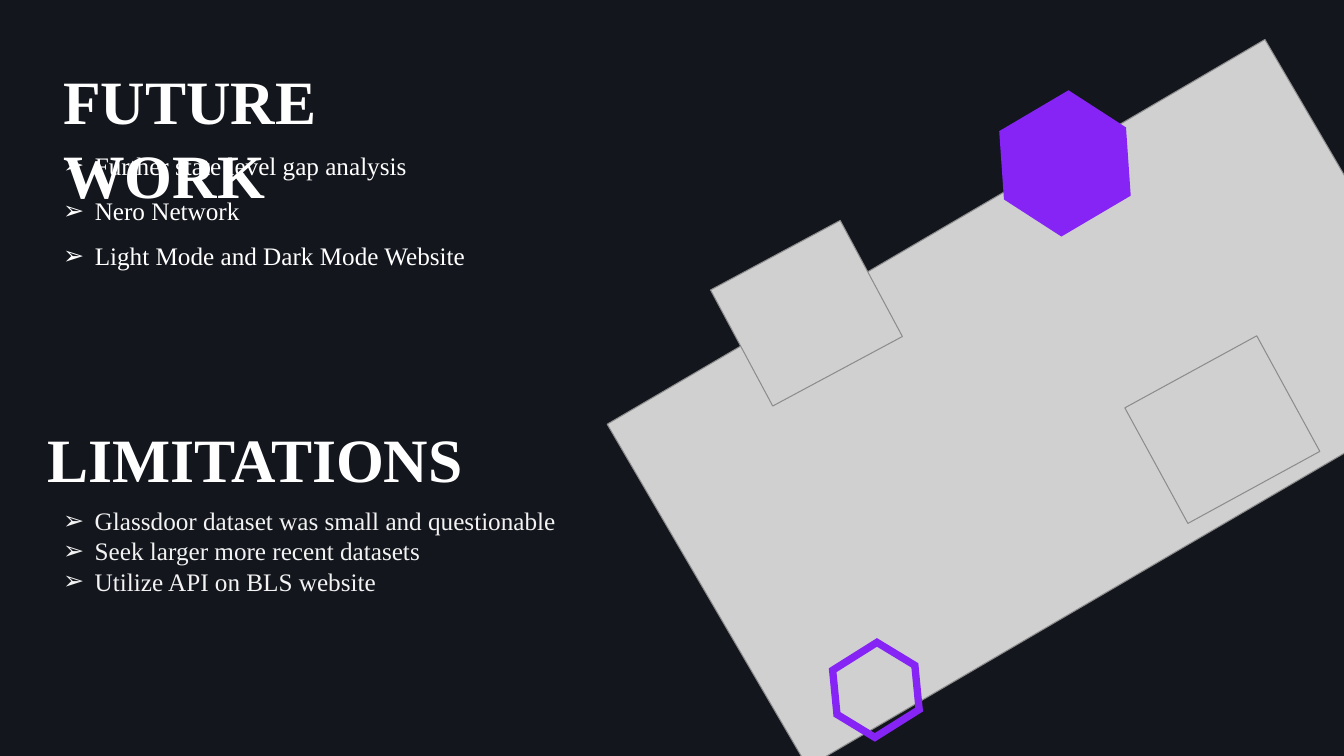
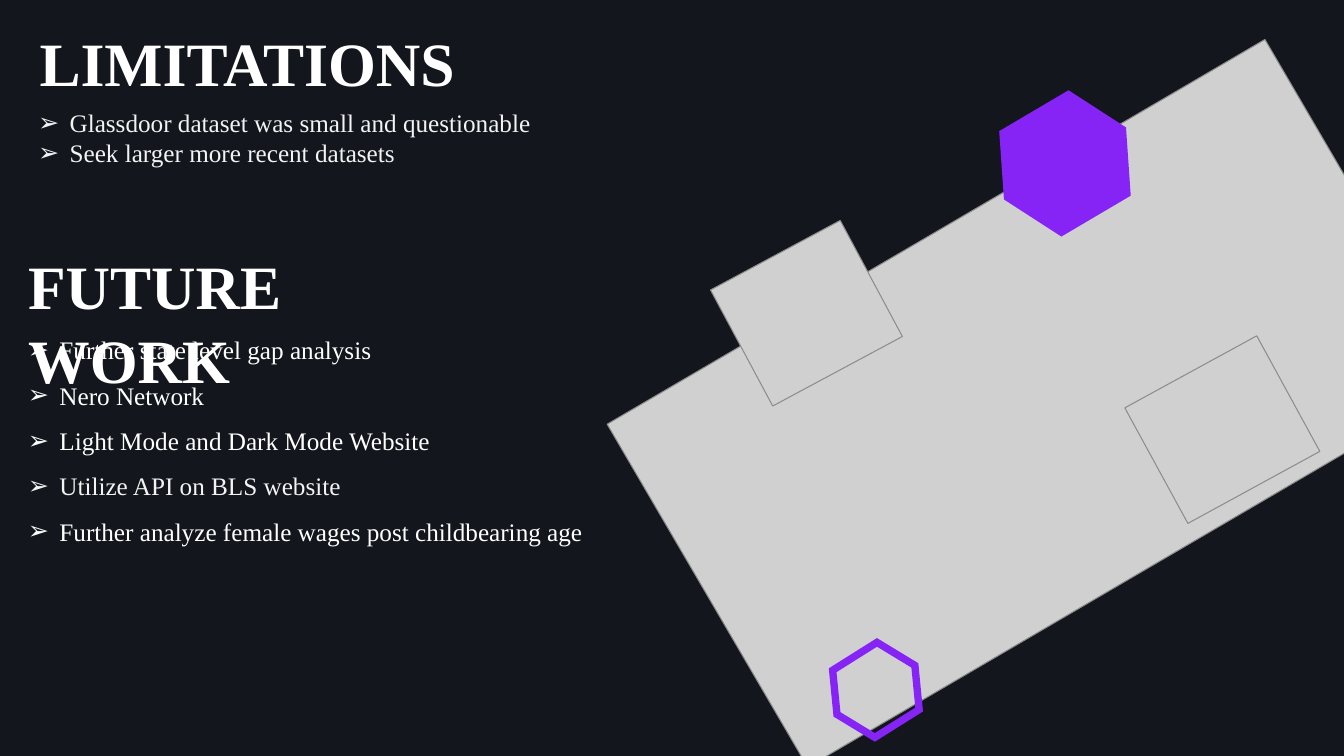
Before and after one commit to KelliDSmith/Group2_Capstone, a slide deck: slide 6 of Wage-Gap-Capstone.pptx. Drawn at 1344x756 pixels with LibreOffice and Linux fonts; fonts in the diff are those of the drawing; grey boxes stand for pictures. Boxes give left, top, right and bottom in pixels: in the first picture for what was removed or moved away, otherwise in the second. Text is boxed around its words. In the diff, an @@ line names an element or a change of style, - is before the commit and + after.

Commit message:
Most recent PP

```diff
--- a/Wage-Gap-Capstone.pptx
+++ b/Wage-Gap-Capstone.pptx
@@ text "LIMITATIONS": place and size @@
-text "LIMITATIONS" at (48,441,463,483)
+text "LIMITATIONS" at (40,45,455,87)
@@ text "Glassdoor dataset was small and ...": place and size @@
-text "Glassdoor dataset was small and ..." at (95,512,555,592)
+text "Glassdoor dataset was small and ..." at (70,114,530,168)
@@ text "FUTURE WORK": place and size @@
-text "FUTURE WORK" at (63,83,316,210)
+text "FUTURE WORK" at (28,268,281,394)
@@ text "Further state level gap analysis": place and size @@
-text "Further state level gap analysis" at (95,155,464,271)
+text "Further state level gap analysis" at (59,339,582,547)
@@ text at (59,477,582,547): paragraphs added @@
+➢ Utilize API on BLS website
+➢ Further analyze female wages post childbearing age
@@ text at (95,573,376,592): paragraph removed @@
-➢ Utilize API on BLS website
```
Also in this commit, not shown: 2 other slides changed.
